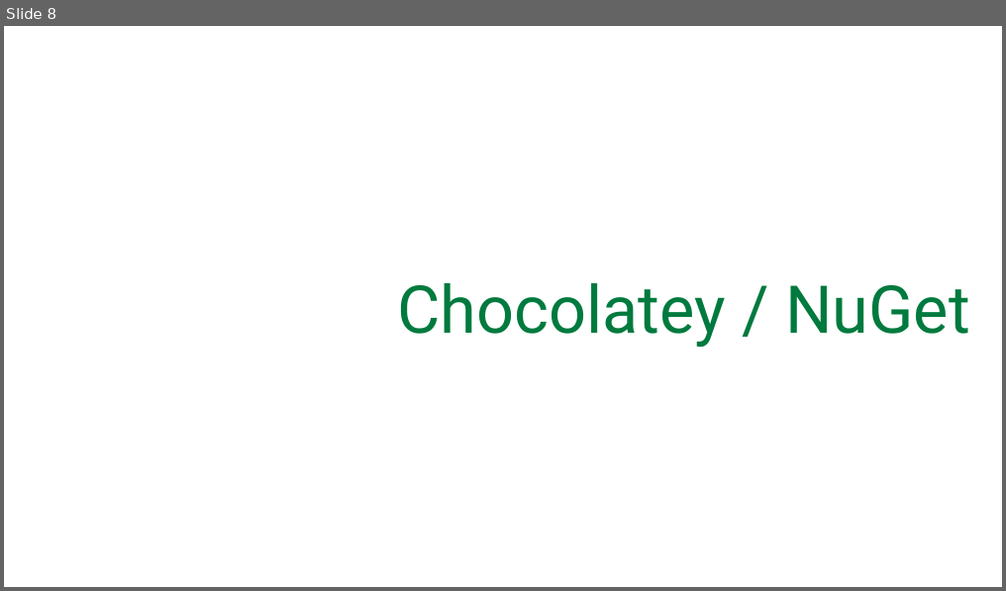
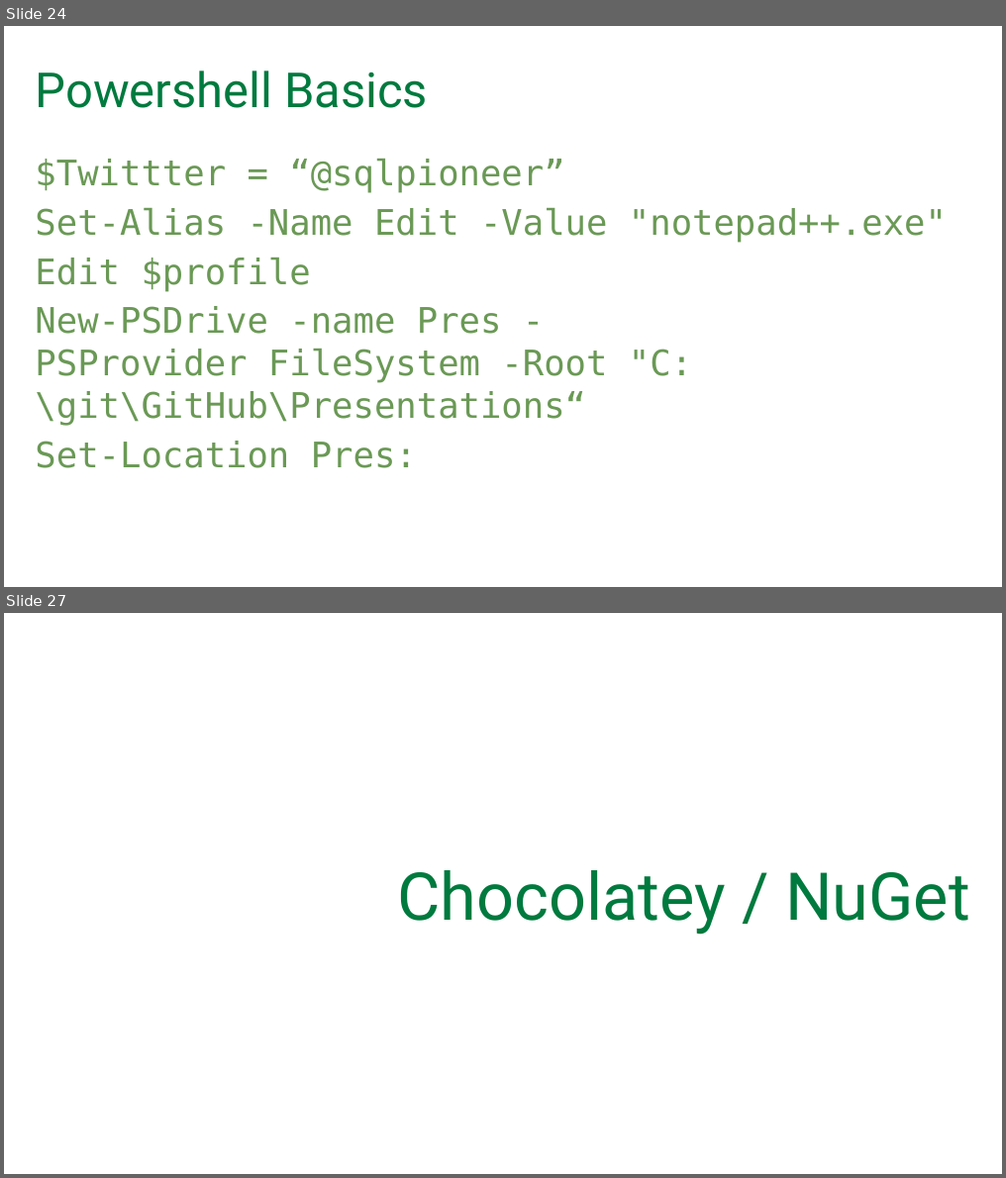
Before and after one commit to SQLPioneer/Presentations, a slide deck: Automation/EnvironmentAutomation.pptx. Shown one above the other, each under a label of ours: slide 8 before the commit, slides 24 and 27 after it; the slides between them are not shown. The pictures are 1006x591 and 1006x1178 pixels, drawn with LibreOffice and Linux fonts; fonts in the diff are those of the drawing; background and template pictures are left out. Boxes give left, top, right and bottom in pixels: in the first picture for what was removed or moved away, otherwise in the second. Text is boxed around its words. In the diff, an @@ line names an element or a change of style, - is before the commit and + after.

```diff
--- a/Automation/EnvironmentAutomation.pptx
+++ b/Automation/EnvironmentAutomation.pptx
@@ slide 24 added at box(4, 26, 1002, 587), background #FFFFFF @@
@@ title added at box(36, 71, 428, 108), 44 pt, text #007A3E @@
+Powershell Basics
@@ text added at box(35, 159, 946, 469), 32 pt, text #6A9955 @@
+$Twittter = “@sqlpioneer”
+Set-Alias -Name Edit -Value "notepad++.exe"
+Edit $profile
+New-PSDrive -name Pres -PSProvider FileSystem -Root "C:\git\GitHub\Presentations“
+Set-Location Pres:
@@ what was slide 8 is now slide 27 @@
```
Also in this commit, not shown: 3 slides changed, 20 other slides added.
